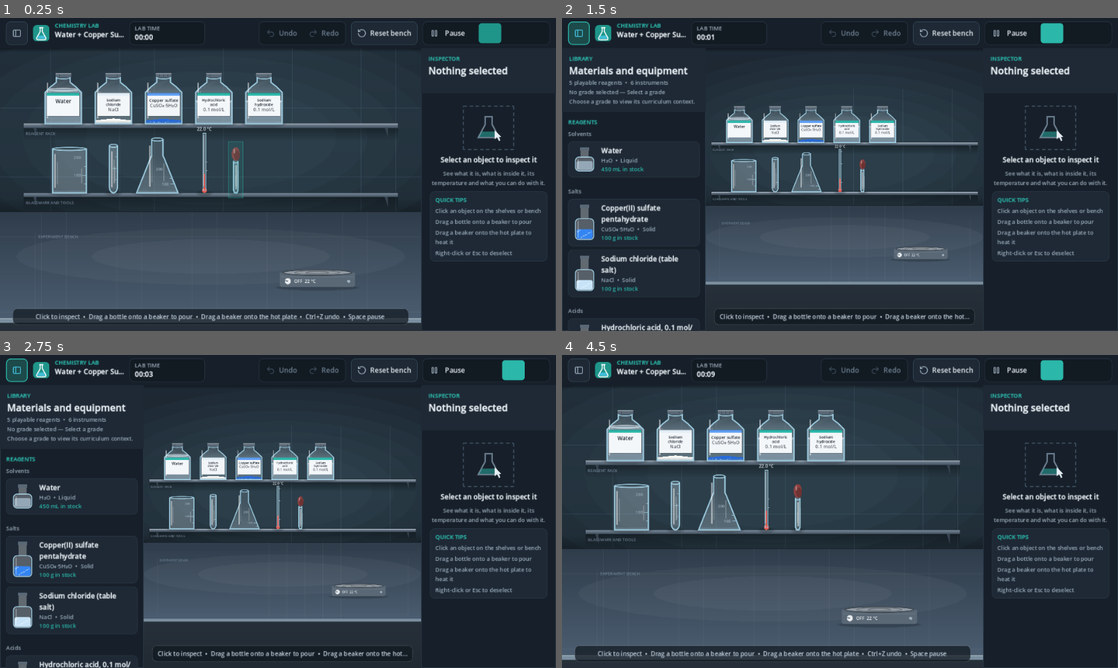
Above: before the commit, frames 1-4 (two rows, left to right).
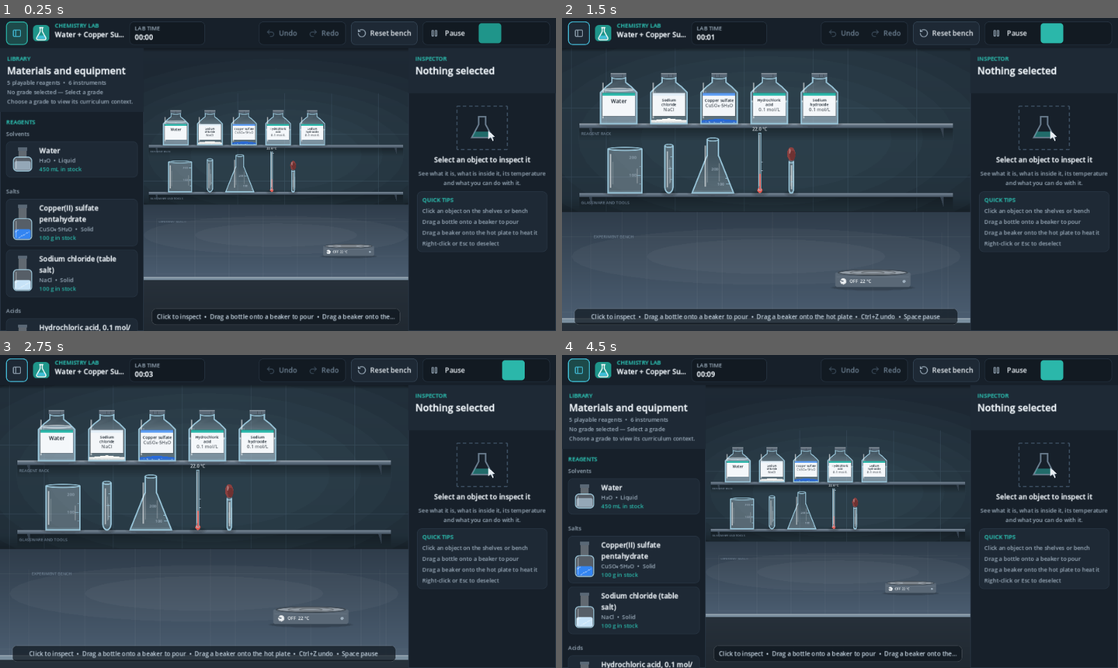
Above: after the commit, the same moments.

Repository: KareemMohammadeen/chemistry-lab-2d
Game: Godot game, scene res://scenes/main.tscn
Two runs of this game, one before a commit and one after it. Both use one fixed random seed, a clock stepped at 60 frames per second and the inputs below.
Inputs (mouse positions are in pixels of both pictures, inside the frame that each line leads up to):
- Up to frame 1 (0.25 s): no input
- Up to frame 2 (1.5 s): click (578, 33) at 0.5 s; click (1051, 33) at 1.27 s
- Up to frame 3 (2.75 s): click (511, 370) at 2.02 s
- Up to frame 4 (4.5 s): click (1101, 370) at 2.77 s; click (578, 370) at 3.5 s; click (1051, 370) at 4.27 s

The runs differ from the first frame. In frame 1, 31% of the frame differs, in the area x 0-99%, y 1-100%; in frame 2, 31%; in frame 3, 31%; in frame 4, 31%.
Error after the commit: Invalid access to property or key 'item_selected' on a base object of type 'Nil'. (res://scripts/ui/lab_interface.gd:83)

Commit message:
Add curriculum grade selector to lab interface

Diff:
--- a/scripts/ui/lab_interface.gd
+++ b/scripts/ui/lab_interface.gd
@@ -41,6 +41,7 @@
 @export var pause_button: Button
 @export var speed_box: HBoxContainer
 @export var library_toggle: Button
+@export var grade_selector: OptionButton
 @export var logo: TextureRect
 @export var library: LibraryPanel
 @export var inspector: InspectorPanel
@@ -55,6 +56,7 @@
 var _pause_icon: Texture2D
 var _play_icon: Texture2D
 var _library_user_choice: bool = false
+var _curriculum_catalog: CurriculumCatalog
 
 
 func _ready() -> void:
@@ -78,9 +80,10 @@
 	inspector.action_requested.connect(action_requested.emit)
 	library.object_focus_requested.connect(object_focus_requested.emit)
 	library_toggle.toggled.connect(_on_library_toggled)
+	grade_selector.item_selected.connect(_on_grade_selected)
 	resized.connect(_apply_responsive_layout)
 	# Space must pause the simulation, not re-press whichever button was clicked last.
-	for button in [undo_button, redo_button, reset_button, pause_button, library_toggle]:
+	for button in [undo_button, redo_button, reset_button, pause_button, library_toggle, grade_selector]:
 		(button as Button).focus_mode = Control.FOCUS_NONE
 	_apply_responsive_layout()
 
@@ -90,6 +93,11 @@
 	title_label.text = host.simulation.setup_title
 	inspector.bind(host)
 	library.bind(host)
+	_curriculum_catalog = CurriculumCatalog.new()
+	_curriculum_catalog.load_profiles()
+	for message in _curriculum_catalog.errors:
+		push_error("Curriculum: %s" % message)
+	_populate_grade_selector()
 	_build_speed_buttons(host.database.constants.get("speeds", FALLBACK_SPEEDS))
 	EventBus.feedback_message_requested.connect(_show_toast)
 	EventBus.observation_added.connect(_on_observation_added)
@@ -192,3 +200,34 @@
 	if ResourceLoader.exists(path):
 		return load(path) as Texture2D
 	return null
+
+
+
+# ---------------------------------------------------------------- curriculum selector
+
+func _populate_grade_selector() -> void:
+	grade_selector.clear()
+	if _curriculum_catalog == null:
+		return
+	var selected_index := -1
+	for profile in _curriculum_catalog.profiles:
+		var entry: Dictionary = profile
+		grade_selector.add_item(str(entry.get("label", entry.get("id", "Grade"))))
+		var index := grade_selector.item_count - 1
+		grade_selector.set_item_metadata(index, str(entry.get("id", "")))
+		if str(entry.get("id", "")) == "prep1":
+			selected_index = index
+	if selected_index >= 0:
+		grade_selector.select(selected_index)
+		_on_grade_selected(selected_index)
+
+
+func _on_grade_selected(index: int) -> void:
+	if _curriculum_catalog == null or index < 0 or index >= grade_selector.item_count:
+		return
+	var profile_id := str(grade_selector.get_item_metadata(index))
+	var profile := _curriculum_catalog.get_profile(profile_id)
+	if profile.is_empty():
+		return
+	library.set_curriculum_profile(profile)
+	_show_toast("%s selected — %s" % [str(profile.get("label", "")), str(profile.get("subject", ""))], &"info")
